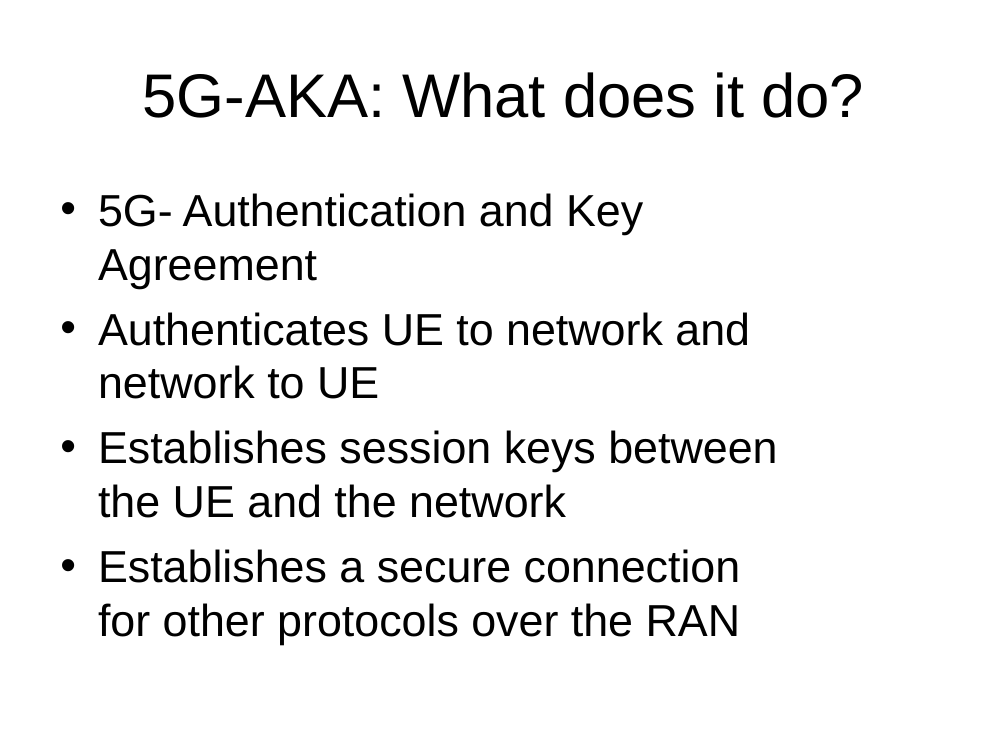
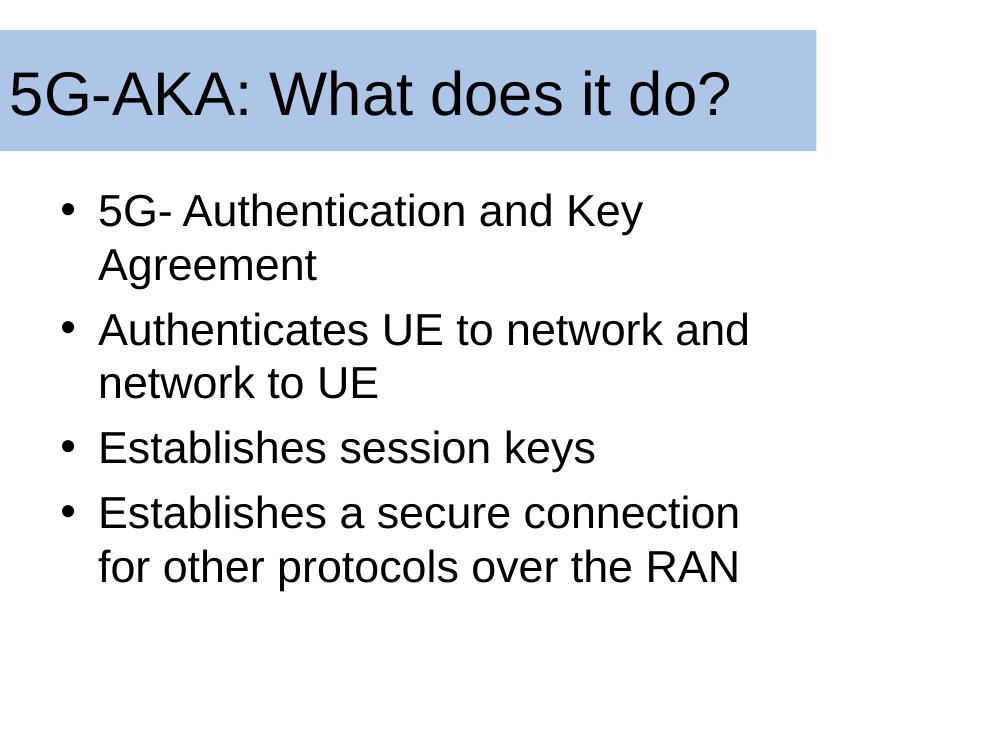
Before and after one commit to dmclayton/5g-security, a slide deck: slide 4 of ppt/5gakaPpt.pptx. Drawn at 1008x756 pixels with LibreOffice and Linux fonts; fonts in the diff are those of the drawing; background and template pictures are left out. Boxes give left, top, right and bottom in pixels: in the first picture for what was removed or moved away, otherwise in the second. Text is boxed around its words. In the diff, an @@ line names an element or a change of style, - is before the commit and + after.

```diff
--- a/ppt/5gakaPpt.pptx
+++ b/ppt/5gakaPpt.pptx
@@ rectangle "5G-AKA: What does it do?": place and size @@
-rectangle "5G-AKA: What does it do?" at box(142, 72, 864, 118)
+rectangle "5G-AKA: What does it do?" at box(0, 30, 816, 151)
@@ rectangle "5G-AKA: What does it do?" at box(0, 30, 816, 151): alignment centre to left; fill none to #ADC5E7 @@
@@ text at box(98, 430, 596, 472): text changed @@
-• Establishes session keys between the UE and the network
+• Establishes session keys
```
Also in this commit, not shown: 12 other slides changed.
